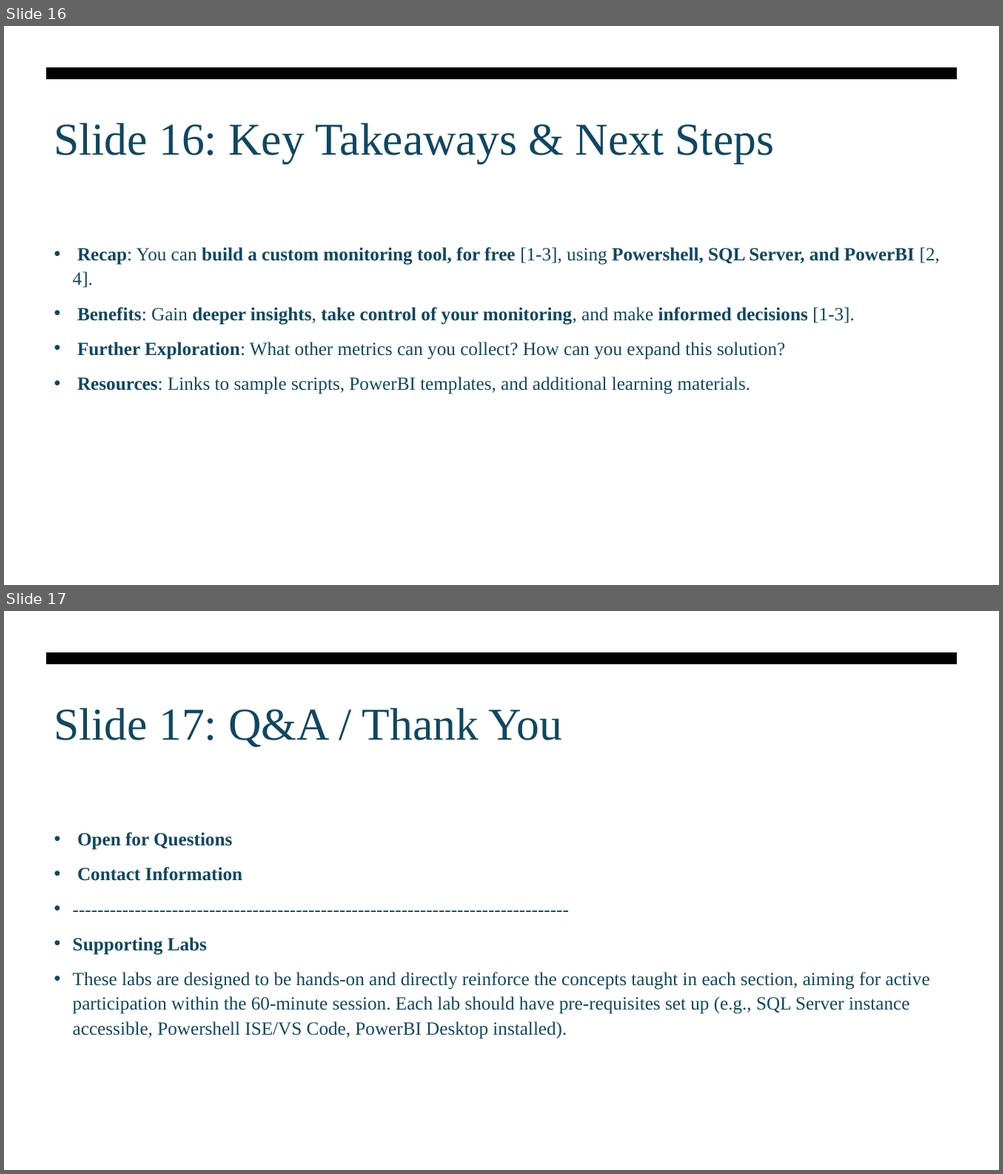
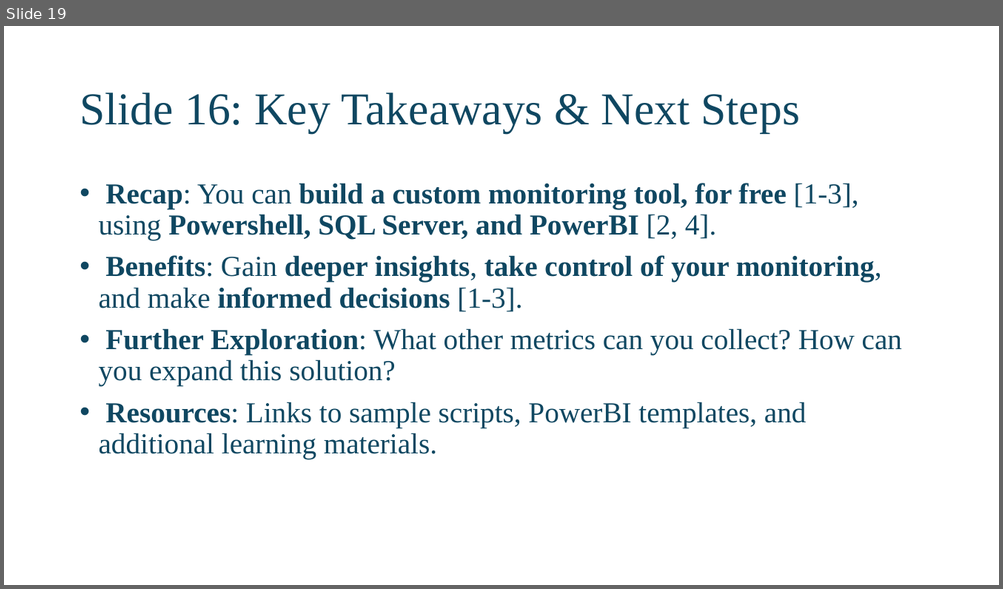
Before and after one commit to David-Seis/Presentations, a slide deck: Sessions/Build a Custom Monitoring Solution for your SQL Server Environment/2025-07-19 - SQLSATSF/Custom monitoring solution.pptx. Shown one above the other, each under a label of ours: slides 16 and 17 before the commit, slide 19 after it. The pictures are 1003x1174 and 1003x589 pixels, drawn with LibreOffice and Linux fonts; fonts in the diff are those of the drawing. Boxes give left, top, right and bottom in pixels: in the first picture for what was removed or moved away, otherwise in the second. Text is boxed around its words. In the diff, an @@ line names an element or a change of style, - is before the commit and + after.

Commit message:
Update presentation files for SQL Server sessions with new content

```diff
--- a/Sessions/Build a Custom Monitoring Solution for your SQL Server Environment/2025-07-19 - SQLSATSF/Custom monitoring solution.pptx
+++ b/Sessions/Build a Custom Monitoring Solution for your SQL Server Environment/2025-07-19 - SQLSATSF/Custom monitoring solution.pptx
@@ slide 17 removed at (4,611,999,1170), background #FFFFFF; not listed: 1 template element that a slide beside it also shows @@
@@ title removed at (54,708,562,747) @@
-Slide 17: Q&A / Thank You
@@ text removed at (73,832,930,1039) @@
-• Open for Questions
-• Contact Information
-• --------------------------------------------------------------------------------
-• Supporting Labs
-• These labs are designed to be hands-on and directly reinforce the concepts taught in each section, aiming for active participation within the 60-minute session. Each lab should have pre-requisites set up (e.g., SQL Server instance accessible, Powershell ISE/VS Code, PowerBI Desktop installed).
@@ what was slide 16 is now slide 19 @@
@@ slide 19 changed as well @@
@@ freeform shape removed at (46,67,957,80) @@
@@ title "Slide 16: Key Takeaways & ...": place and size @@
-title "Slide 16: Key Takeaways & ..." at (54,123,774,164)
+title "Slide 16: Key Takeaways & ..." at (79,93,800,133)
@@ title "Slide 16: Key Takeaways & ..." at (79,93,800,133): line spacing 1 to 0.9; vertical alignment top to middle @@
@@ text "Recap: You can build a ...": place and size @@
-text "Recap: You can build a ..." at (73,247,939,395)
+text "Recap: You can build a ..." at (99,183,902,460)
@@ text "Recap: You can build a ..." at (99,183,902,460): size 18 to 28 pt; line spacing 1.1 to 0.9 @@
```
Also in this commit, not shown: 18 other slides changed, 1 slide added, 2 other files.
